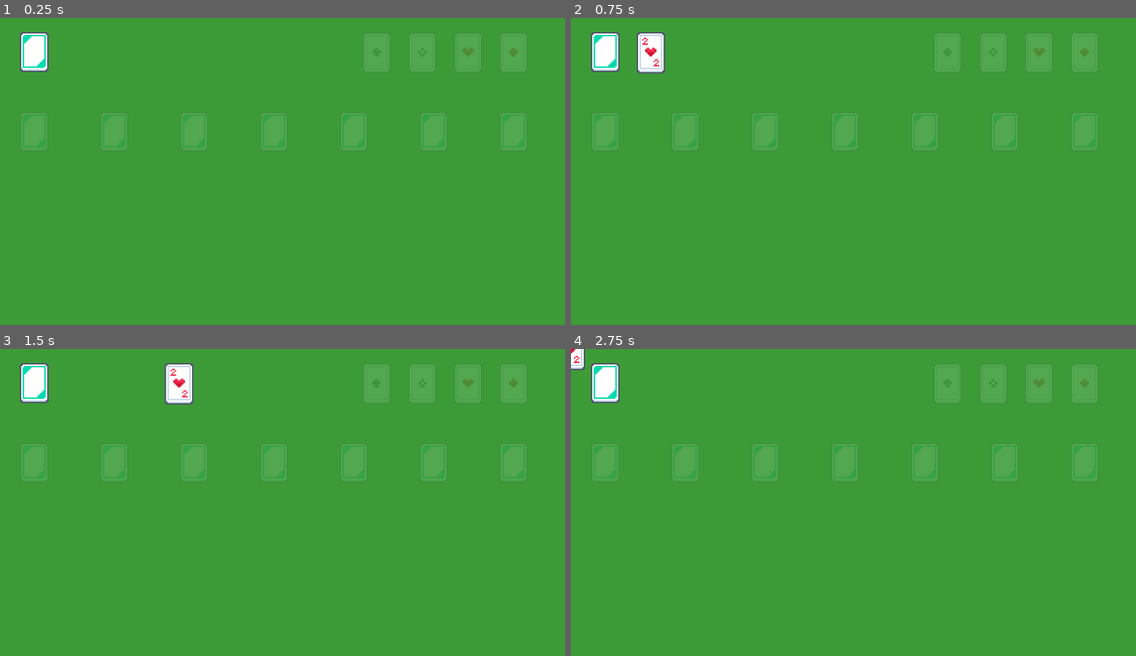
Above: before the commit, frames 1-4 (two rows, left to right).
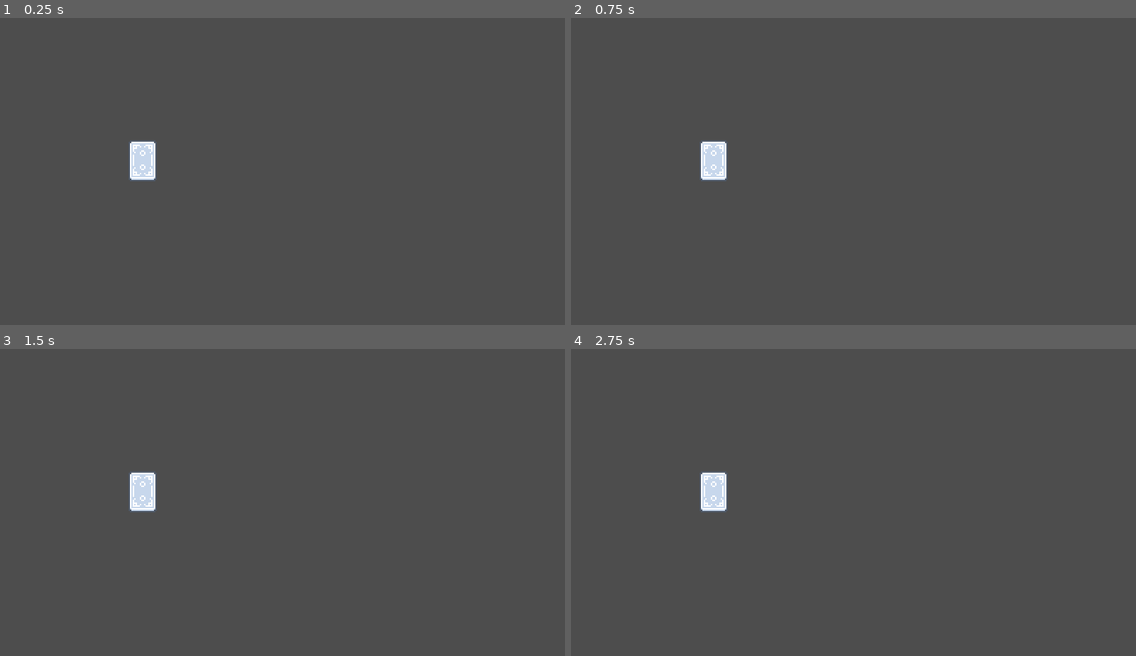
Above: after the commit, the same moments.

Repository: w-dib/Solitaire
Game: Godot game, scene res://scenes/world.tscn
Two runs of this game, one before a commit and one after it. Both use one fixed random seed, a clock stepped at 60 frames per second and the inputs below.
Inputs (mouse positions are in pixels of both pictures, inside the frame that each line leads up to):
- Up to frame 1 (0.25 s): no input
- Up to frame 2 (0.75 s): tap Enter at 0.5 s; drag from (604, 51) to (949, 51) at 0.52 s
- Up to frame 3 (1.5 s): tap Space at 1.25 s; drag from (79, 382) to (378, 382) at 1.27 s
- Up to frame 4 (2.75 s): move the mouse to (910, 434) at 2.02 s; press the mouse at (910, 434) at 2.03 s

The runs differ from the first frame. In frame 1, 100% of the frame differs, in the area x 0-100%, y 0-100%; in frame 2, 100%; in frame 3, 100%; in frame 4, 100%.

Commit message:
cards spawn with correct suit and color

Diff:
--- a/project.godot
+++ b/project.godot
@@ -14,6 +14,10 @@
 run/main_scene="res://scenes/world.tscn"
 config/features=PackedStringArray("4.4", "Forward Plus")
 config/icon="res://icon.svg"
+
+[autoload]
+
+BoardState="*res://scripts/board_state.gd"
 
 [debug]
 
--- a/scenes/card.tscn
+++ b/scenes/card.tscn
@@ -1,7 +1,8 @@
-[gd_scene load_steps=4 format=3 uid="uid://cjh3esq84srg1"]
+[gd_scene load_steps=5 format=3 uid="uid://cjh3esq84srg1"]
 
 [ext_resource type="Script" uid="uid://cqugrxx8jtsdi" path="res://scripts/card.gd" id="1_6u4wf"]
 [ext_resource type="Texture2D" uid="uid://dggj2nvq2vnhe" path="res://assets/images/kenney-playing-cards-pack/card_back.png" id="2_6u4wf"]
+[ext_resource type="Texture2D" uid="uid://byb64r7pruy3s" path="res://assets/images/empty-card-slot/empty-slot.png" id="3_ktuci"]
 
 [sub_resource type="RectangleShape2D" id="RectangleShape2D_d81rb"]
 size = Vector2(20, 28)
@@ -11,9 +12,13 @@
 script = ExtResource("1_6u4wf")
 
 [node name="face_down" type="Sprite2D" parent="."]
+unique_name_in_owner = true
 texture = ExtResource("2_6u4wf")
 
 [node name="face_up" type="Sprite2D" parent="."]
+unique_name_in_owner = true
+visible = false
+texture = ExtResource("3_ktuci")
 
 [node name="CollisionShape2D" type="CollisionShape2D" parent="."]
 shape = SubResource("RectangleShape2D_d81rb")
--- a/scenes/world.tscn
+++ b/scenes/world.tscn
@@ -1,30 +1,26 @@
-[gd_scene load_steps=13 format=3 uid="uid://1qyx1wpmkd06"]
+[gd_scene load_steps=7 format=3 uid="uid://1qyx1wpmkd06"]
 
 [ext_resource type="Texture2D" uid="uid://bcj3ceva01or" path="res://assets/images/background/green-background.jpg" id="2_rwgxs"]
-[ext_resource type="Script" uid="uid://bm7cwp01qoboh" path="res://scripts/card_manager.gd" id="3_4wyf3"]
 [ext_resource type="Texture2D" uid="uid://df8i2aj0167w" path="res://assets/images/kenney-playing-cards-pack/card_spades_suit.png" id="5_7r4gi"]
-[ext_resource type="Script" uid="uid://cjh4eftbnfd66" path="res://scripts/card_spawner.gd" id="5_71j4m"]
 [ext_resource type="Texture2D" uid="uid://db55gj1uxpf4s" path="res://assets/images/kenney-playing-cards-pack/card_clubs_suit.png" id="6_w7kh3"]
-[ext_resource type="PackedScene" uid="uid://c7u2023nyf0po" path="res://scenes/pile_root.tscn" id="7_4mrxx"]
-[ext_resource type="Texture2D" uid="uid://bxomhg5roo1si" path="res://assets/images/kenney-playing-cards-pack/color_green_empty.png" id="7_7r4gi"]
 [ext_resource type="Texture2D" uid="uid://bv6duwltksr8k" path="res://assets/images/kenney-playing-cards-pack/card_hearts_suit.png" id="7_e3hyu"]
-[ext_resource type="Script" uid="uid://bdp7ym61qldl2" path="res://scripts/stock_manager.gd" id="7_w7kh3"]
 [ext_resource type="Texture2D" uid="uid://dn2e1wvw78mic" path="res://assets/images/kenney-playing-cards-pack/card_diamonds_suit.png" id="8_q5onr"]
 
 [sub_resource type="RectangleShape2D" id="RectangleShape2D_jhx03"]
 size = Vector2(20, 28)
 
-[sub_resource type="RectangleShape2D" id="RectangleShape2D_w7kh3"]
-size = Vector2(20, 28)
-
 [node name="World" type="Node"]
 
 [node name="Background" type="Sprite2D" parent="."]
+visible = false
+z_index = -1
 texture = ExtResource("2_rwgxs")
 centered = false
 metadata/_edit_lock_ = true
 
 [node name="FoundationManager" type="Node2D" parent="."]
+visible = false
+metadata/_edit_lock_ = true
 
 [node name="Spades" type="Area2D" parent="FoundationManager"]
 position = Vector2(264, 24)
@@ -66,55 +62,4 @@
 [node name="CollisionShape2D" type="CollisionShape2D" parent="FoundationManager/Diamonds"]
 shape = SubResource("RectangleShape2D_jhx03")
 
-[node name="StockManager" type="Node2D" parent="."]
-script = ExtResource("7_w7kh3")
-
-[node name="DrawPile" type="Area2D" parent="StockManager"]
-position = Vector2(24, 24)
-collision_layer = 2
-collision_mask = 2
-
-[node name="Empty" type="Sprite2D" parent="StockManager/DrawPile"]
-modulate = Color(1, 1, 1, 0.117647)
-texture = ExtResource("7_7r4gi")
-
-[node name="Full" type="Sprite2D" parent="StockManager/DrawPile"]
-texture = ExtResource("7_7r4gi")
-
-[node name="CollisionShape2D" type="CollisionShape2D" parent="StockManager/DrawPile"]
-shape = SubResource("RectangleShape2D_w7kh3")
-
-[node name="Stockpile" type="Marker2D" parent="StockManager"]
-position = Vector2(56, 24)
-
-[node name="TableauManager" type="Node2D" parent="."]
-position = Vector2(24, 24)
-
-[node name="PileRoot" parent="TableauManager" instance=ExtResource("7_4mrxx")]
-position = Vector2(0, 56)
-
-[node name="PileRoot2" parent="TableauManager" instance=ExtResource("7_4mrxx")]
-position = Vector2(56, 56)
-
-[node name="PileRoot3" parent="TableauManager" instance=ExtResource("7_4mrxx")]
-position = Vector2(112, 56)
-
-[node name="PileRoot4" parent="TableauManager" instance=ExtResource("7_4mrxx")]
-position = Vector2(168, 56)
-
-[node name="PileRoot5" parent="TableauManager" instance=ExtResource("7_4mrxx")]
-position = Vector2(224, 56)
-
-[node name="PileRoot6" parent="TableauManager" instance=ExtResource("7_4mrxx")]
-position = Vector2(280, 56)
-
-[node name="PileRoot7" parent="TableauManager" instance=ExtResource("7_4mrxx")]
-position = Vector2(336, 56)
-
-[node name="CardSpawner" type="Node2D" parent="."]
-script = ExtResource("5_71j4m")
-
-[node name="CardManager" type="Node2D" parent="."]
-script = ExtResource("3_4wyf3")
-
-[connection signal="input_event" from="StockManager/DrawPile" to="StockManager" method="_on_draw_pile_input_event"]
+[node name="Cards" type="Node2D" parent="."]
--- /dev/null
+++ b/scripts/board_state.gd
@@ -0,0 +1,58 @@
+# board_state.gd
+extends Node2D
+
+# The card scene to be duplicated for all cards in the deck
+var card_scene: PackedScene = preload("res://scenes/card.tscn")
+
+# Arrays to manage card locations with type annotations
+var all_cards: Array[Card] = []
+
+var foundations: Array = [
+	[],  # Foundation 1
+	[],  # Foundation 2
+	[],  # Foundation 3
+	[]   # Foundation 4
+]
+
+var tableau_piles: Array = [
+	[],  # Pile 1
+	[],  # Pile 2
+	[],  # Pile 3
+	[],  # Pile 4
+	[],  # Pile 5
+	[],  # Pile 6
+	[]   # Pile 7
+]
+
+var draw_pile: Array[Card] = []
+var discard_pile: Array[Card] = []
+
+# Array of card texture names
+var card_names: Array[String] = [
+	"card_hearts_A", "card_hearts_02", "card_hearts_03", "card_hearts_04", "card_hearts_05", "card_hearts_06",
+	"card_hearts_07", "card_hearts_08", "card_hearts_09", "card_hearts_10", "card_hearts_J", "card_hearts_Q", "card_hearts_K",
+	"card_diamonds_A", "card_diamonds_02", "card_diamonds_03", "card_diamonds_04", "card_diamonds_05", "card_diamonds_06",
+	"card_diamonds_07", "card_diamonds_08", "card_diamonds_09", "card_diamonds_10", "card_diamonds_J", "card_diamonds_Q", "card_diamonds_K",
+	"card_clubs_A", "card_clubs_02", "card_clubs_03", "card_clubs_04", "card_clubs_05", "card_clubs_06", "card_clubs_07",
+	"card_clubs_08", "card_clubs_09", "card_clubs_10", "card_clubs_J", "card_clubs_Q", "card_clubs_K",
+	"card_spades_A", "card_spades_02", "card_spades_03", "card_spades_04", "card_spades_05", "card_spades_06",
+	"card_spades_07", "card_spades_08", "card_spades_09", "card_spades_10", "card_spades_J", "card_spades_Q", "card_spades_K"
+]
+
+func _ready() -> void:
+	initialize_deck()
+
+func initialize_deck() -> void:
+	for texture_name in card_names:
+		var card_instance: Card = card_scene.instantiate()
+		# Add card_instance to the scene tree
+		add_child(card_instance)
+		card_instance.set_card_properties(texture_name)
+		print("Card instance node tree:")
+
+		all_cards.append(card_instance)
+		draw_pile.append(card_instance)
+
+
+		# Assign initial position off-screen or to a designated area
+		card_instance.position = Vector2(100, 100)  # Placeholder position
--- a/scripts/card.gd
+++ b/scripts/card.gd
@@ -1,26 +1,114 @@
+# card.gd
 extends Area2D
+
 class_name Card
 
-signal hovered_over
-signal hovered_off
+# Enums for Suit, Color, and Rank
+enum CardColor { RED, BLACK }
+enum CardSuit { HEARTS, DIAMONDS, SPADES, CLUBS }
+enum CardRank {
+	A = 1,
+	TWO,
+	THREE,
+	FOUR,
+	FIVE,
+	SIX,
+	SEVEN,
+	EIGHT,
+	NINE,
+	TEN,
+	J,
+	Q,
+	K
+}
 
-@export var texture: Texture
+# Variables for card properties
+var suit: CardSuit
+var color: CardColor
+var rank: CardRank
 
-@onready var face_up: Sprite2D = $face_up
-@onready var face_down: Sprite2D = $face_down
+# References to Sprite2D nodes
+@onready var face_down: Sprite2D = %face_down
+@onready var face_up: Sprite2D = %face_up
+
+# Texture paths
+var front_texture_path: String
+var back_texture_path: String = "res://assets/images/kenney-playing-cards-pack/card_back.png"
 
 func _ready() -> void:
-	face_up.hide()
-	face_up.texture = texture
+	# Initialize the card to show back
+	show_back()
 
-func _on_area_entered(area) -> void:
-	hovered_over.emit(area, self)
+func show_front() -> void:
+	face_up.visible = true
+	face_down.visible = false
 
-func _on_area_exited(area):
-	hovered_off.emit(area, self)
+func show_back() -> void:
+	face_up.visible = false
+	face_down.visible = true
 
-#func _on_mouse_entered() -> void:
-	#hovered_over.emit(self)
-#
-#func _on_mouse_exited() -> void:
-	#hovered_off.emit(self)
+func set_card_properties(texture_name: String) -> void:
+	# Parse texture_name to set suit, color, and rank using begins_with
+	if texture_name.begins_with("card_hearts_"):
+		suit = CardSuit.HEARTS
+		color = CardColor.RED
+	elif texture_name.begins_with("card_diamonds_"):
+		suit = CardSuit.DIAMONDS
+		color = CardColor.RED
+	elif texture_name.begins_with("card_spades_"):
+		suit = CardSuit.SPADES
+		color = CardColor.BLACK
+	elif texture_name.begins_with("card_clubs_"):
+		suit = CardSuit.CLUBS
+		color = CardColor.BLACK
+	else:
+		push_error("Unknown card texture: %s" % texture_name)
+		return
+
+	# Extract rank from texture_name
+	var rank_str: String = texture_name.get_slice("_", 2)
+	print("Extracted rank_str:", rank_str)
+	rank = parse_rank(rank_str)
+
+	if rank == 100:
+		push_error("Invalid rank extracted from texture name: %s" % texture_name)
+		return
+
+	# Load the front texture directly
+	var texture_path: String = "res://assets/images/kenney-playing-cards-pack/%s.png" % texture_name
+	var front_texture: Texture = load(texture_path)
+	if front_texture:
+		face_up.texture = front_texture
+	else:
+		push_error("Failed to load front texture: %s" % texture_path)
+
+func parse_rank(rank_str: String) -> int:
+	match rank_str.to_upper():
+		"A":
+			return CardRank.A
+		"02", "2":
+			return CardRank.TWO
+		"03", "3":
+			return CardRank.THREE
+		"04", "4":
+			return CardRank.FOUR
+		"05", "5":
+			return CardRank.FIVE
+		"06", "6":
+			return CardRank.SIX
+		"07", "7":
+			return CardRank.SEVEN
+		"08", "8":
+			return CardRank.EIGHT
+		"09", "9":
+			return CardRank.NINE
+		"10":
+			return CardRank.TEN
+		"J":
+			return CardRank.J
+		"Q":
+			return CardRank.Q
+		"K":
+			return CardRank.K
+		_:
+			return 100 # Error value
--- a/scripts/card_manager.gd
+++ b/scripts/card_manager.gd
@@ -40,6 +40,7 @@
 	parameters.position = get_global_mouse_position()
 	parameters.collide_with_areas = true
 	parameters.collision_mask = CARD_COLLISION
+
 	var result := space_state.intersect_point(parameters)
 	if result.size() > 0:
 		return result[0].collider
--- a/scripts/card_spawner.gd
+++ b/scripts/card_spawner.gd
@@ -8,13 +8,13 @@
 
 var card_names := [
 	"card_hearts_A", "card_hearts_02", "card_hearts_03", "card_hearts_04", "card_hearts_05", "card_hearts_06",
-	#"card_hearts_07", "card_hearts_08", "card_hearts_09", "card_hearts_10", "card_hearts_J", "card_hearts_Q", "card_hearts_K",
-	#"card_diamonds_A", "card_diamonds_02", "card_diamonds_03", "card_diamonds_04", "card_diamonds_05", "card_diamonds_06",
-	#"card_diamonds_07", "card_diamonds_08", "card_diamonds_09", "card_diamonds_10", "card_diamonds_J", "card_diamonds_Q", "card_diamonds_K",
-	#"card_clubs_A", "card_clubs_02", "card_clubs_03", "card_clubs_04", "card_clubs_05", "card_clubs_06", "card_clubs_07",
-	#"card_clubs_08", "card_clubs_09", "card_clubs_10", "card_clubs_J", "card_clubs_Q", "card_clubs_K",
-	#"card_spades_A", "card_spades_02", "card_spades_03", "card_spades_04", "card_spades_05", "card_spades_06",
-	#"card_spades_07", "card_spades_08", "card_spades_09", "card_spades_10", "card_spades_J", "card_spades_Q", "card_spades_K"
+	"card_hearts_07", "card_hearts_08", "card_hearts_09", "card_hearts_10", "card_hearts_J", "card_hearts_Q", "card_hearts_K",
+	"card_diamonds_A", "card_diamonds_02", "card_diamonds_03", "card_diamonds_04", "card_diamonds_05", "card_diamonds_06",
+	"card_diamonds_07", "card_diamonds_08", "card_diamonds_09", "card_diamonds_10", "card_diamonds_J", "card_diamonds_Q", "card_diamonds_K",
+	"card_clubs_A", "card_clubs_02", "card_clubs_03", "card_clubs_04", "card_clubs_05", "card_clubs_06", "card_clubs_07",
+	"card_clubs_08", "card_clubs_09", "card_clubs_10", "card_clubs_J", "card_clubs_Q", "card_clubs_K",
+	"card_spades_A", "card_spades_02", "card_spades_03", "card_spades_04", "card_spades_05", "card_spades_06",
+	"card_spades_07", "card_spades_08", "card_spades_09", "card_spades_10", "card_spades_J", "card_spades_Q", "card_spades_K"
 ]
 
 func _ready() -> void:
Not shown, added: scripts/board_state.gd.uid
